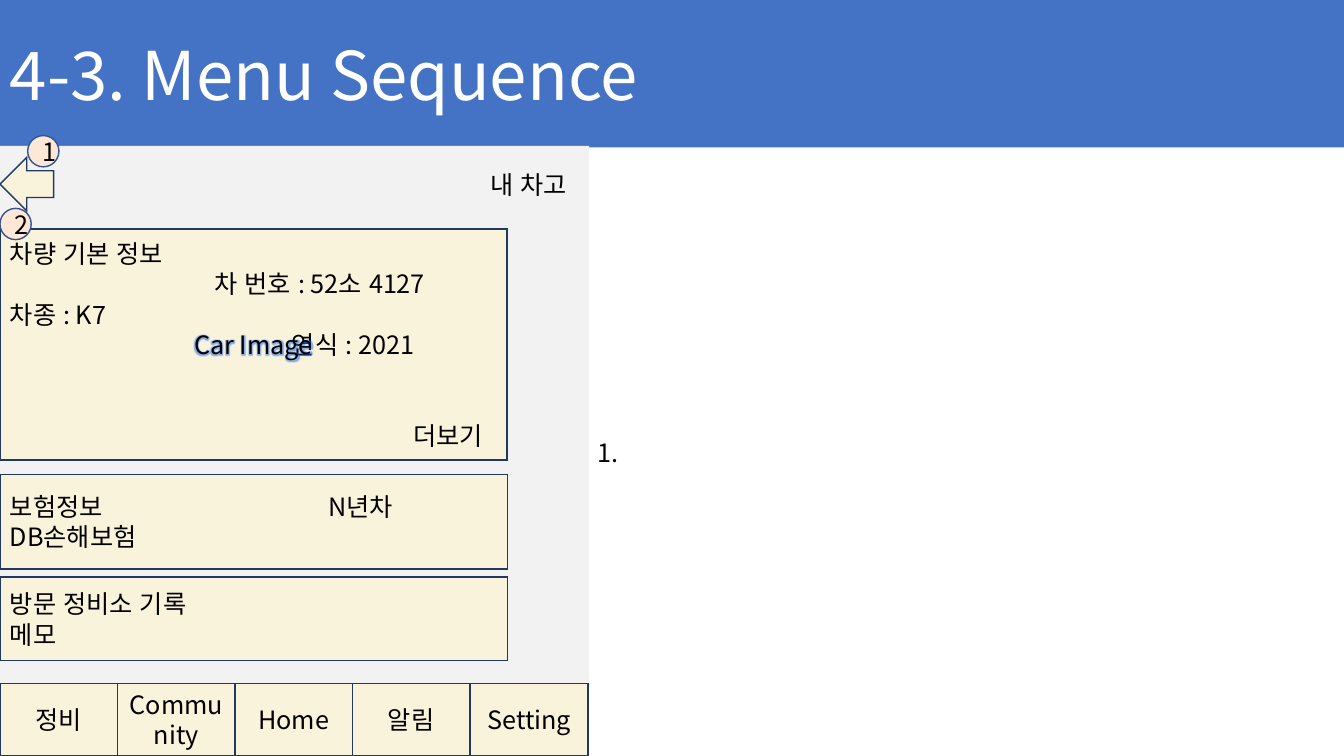
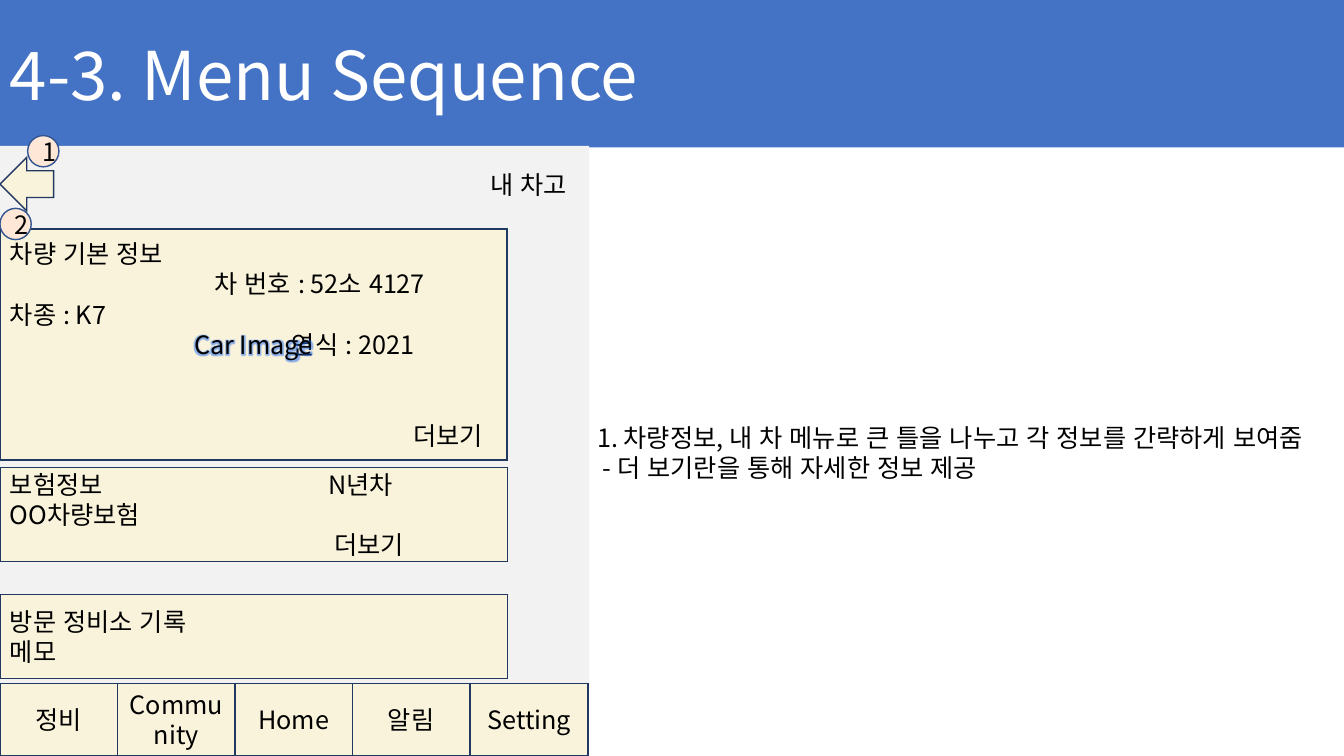
Before and after one commit to ChaeSung-Lee/DJ_InternShip, a slide deck: slide 42 of 2021_Summer/jp.hong/Project_BnC_jph.pptx (slide 40 before the commit). Drawn at 1344x756 pixels with LibreOffice and Linux fonts; fonts in the diff are those of the drawing. Boxes give left, top, right and bottom in pixels: in the first picture for what was removed or moved away, otherwise in the second. Text is boxed around its words. In the diff, an @@ line names an element or a change of style, - is before the commit and + after.

```diff
--- a/2021_Summer/jp.hong/Project_BnC_jph.pptx
+++ b/2021_Summer/jp.hong/Project_BnC_jph.pptx
@@ text at [597, 426, 1303, 479]: text changed @@
-1.
+1. 차량정보, 내 차 메뉴로 큰 틀을 나누고 각 정보를 간략하게 보여줌
+- 더 보기란을 통해 자세한 정보 제공
@@ rectangle "보험정보 N년차": place and size @@
-rectangle "보험정보 N년차" at [0, 475, 508, 570]
+rectangle "보험정보 N년차" at [0, 468, 508, 563]
@@ text in rectangle at [334, 533, 404, 556]: text changed @@
-DB손해보험
+OO차량보험
+더보기
@@ rectangle "방문 정비소 기록": place and size @@
-rectangle "방문 정비소 기록" at [0, 577, 508, 660]
+rectangle "방문 정비소 기록" at [0, 595, 508, 679]
```
Also in this commit, not shown: 2 other slides changed, 3 slides added.
